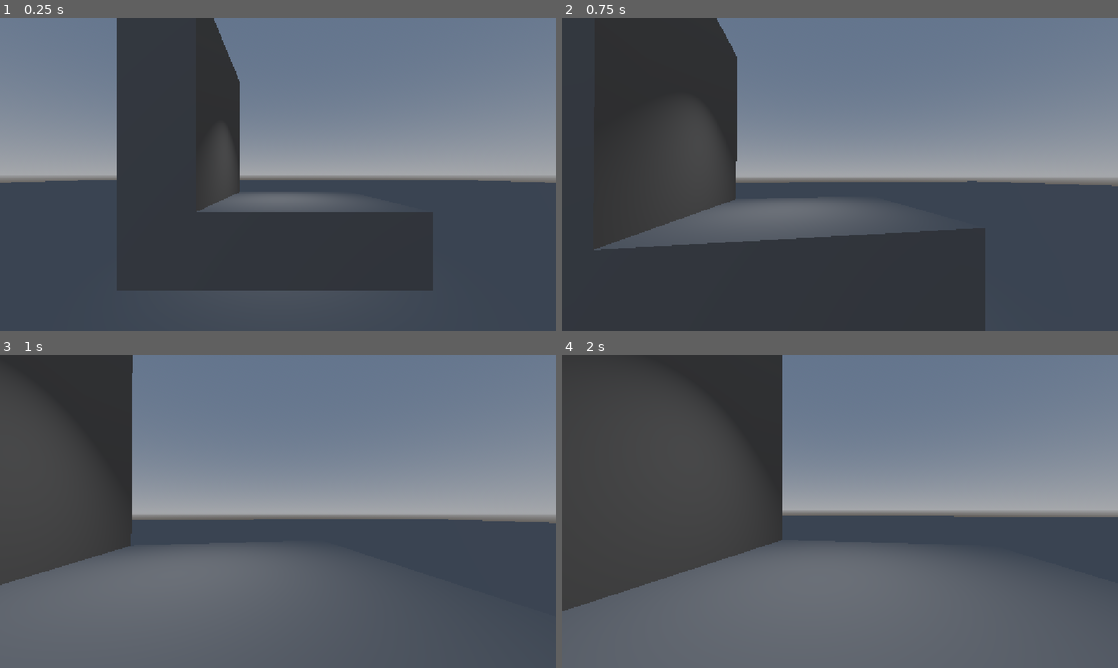
Above: before the commit, frames 1-4 (two rows, left to right).
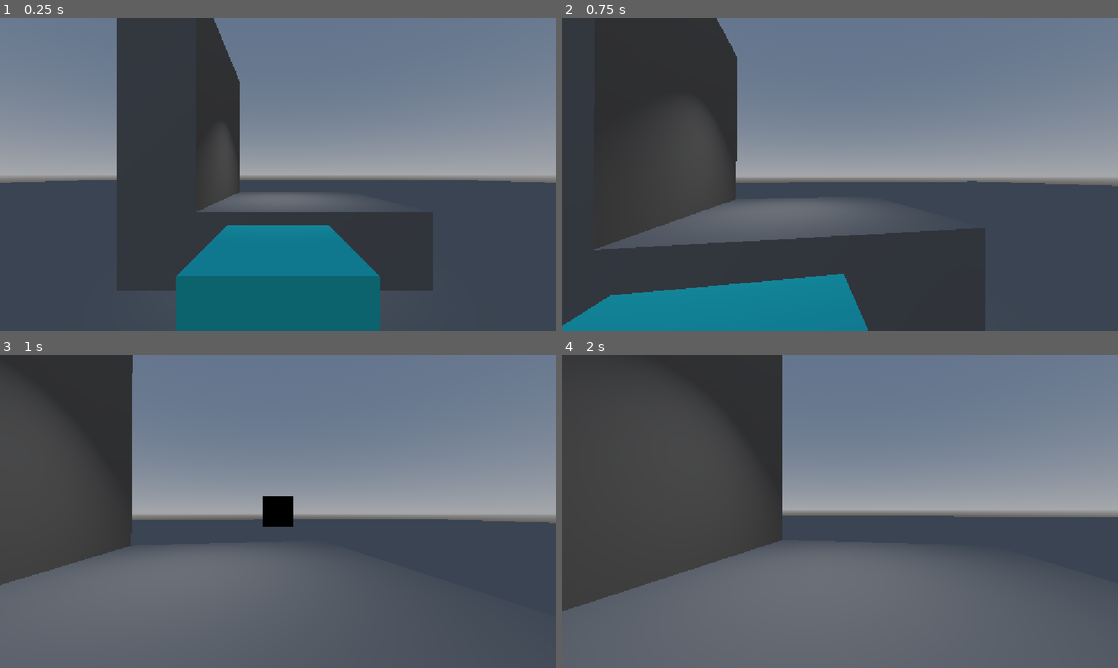
Above: after the commit, the same moments.

Repository: WasgehtPro/MoritzGame
Game: Godot game, scene res://Levels/gott_und_die_welt.tscn
Same seed, same stepped clock (60 frames per second), same inputs: the game is played once before the commit and once after it.
Inputs (mouse positions are in pixels of both pictures, inside the frame that each line leads up to):
- Up to frame 1 (0.25 s): no input
- Up to frame 2 (0.75 s): tap Enter at 0.5 s; move the mouse to (867, 174) at 0.52 s; hold W (Forward) from 0.53 s (still down)
- Up to frame 3 (1 s): keep holding W (Forward)
- Up to frame 4 (2 s): keep holding W (Forward); move the mouse to (812, 511) at 1.27 s

The runs differ from the first frame. In frame 1, 11% of the frame differs, in the area x 31-69%, y 66-100%; in frame 2, 7.2%; in frame 3, 0.5%; in frame 4, nothing differs.

Commit message:
Added reels

Diff:
--- a/moritz-game/Characters/Moritz.tscn
+++ b/moritz-game/Characters/Moritz.tscn
@@ -6,7 +6,7 @@
 
 [sub_resource type="CapsuleShape3D" id="CapsuleShape3D_j3s18"]
 
-[node name="CharacterBody3D" type="CharacterBody3D" unique_id=1618802037]
+[node name="CharacterBody3D" type="CharacterBody3D" unique_id=1618802037 groups=["Player"]]
 script = ExtResource("1_sjvqf")
 
 [node name="MeshInstance3D" type="MeshInstance3D" parent="." unique_id=1485287674]
--- a/moritz-game/Levels/gott_und_die_welt.tscn
+++ b/moritz-game/Levels/gott_und_die_welt.tscn
@@ -1,6 +1,7 @@
 [gd_scene format=3 uid="uid://dnkessidyyjar"]
 
 [ext_resource type="PackedScene" uid="uid://w7abvn2a8k4w" path="res://Characters/Moritz.tscn" id="1_838s0"]
+[ext_resource type="PackedScene" uid="uid://d4lx85gilkxnr" path="res://Objects/ReelsTrigger/ReelsTrigger.tscn" id="2_dvxqt"]
 
 [sub_resource type="ProceduralSkyMaterial" id="ProceduralSkyMaterial_qxxva"]
 
@@ -34,3 +35,7 @@
 
 [node name="Moritz" parent="." unique_id=1618802037 instance=ExtResource("1_838s0")]
 transform = Transform3D(1, 0, 0, 0, 1, 0, 0, 0, 1, 0, 1.4046941, 2)
+
+[node name="ReelsTrigger" parent="." unique_id=279504517 instance=ExtResource("2_dvxqt")]
+transform = Transform3D(1, 0, 0, 0, -1, 1.509958e-07, 0, -1.509958e-07, -1, 0, 1, 0)
+showHitbox = true
--- /dev/null
+++ b/moritz-game/Objects/ReelsTrigger/ReelsTrigger.tscn
@@ -0,0 +1,33 @@
+[gd_scene format=3 uid="uid://d4lx85gilkxnr"]
+
+[ext_resource type="Script" uid="uid://d0hoh1hn4h1cy" path="res://Objects/ReelsTrigger/reels_trigger.gd" id="1_vlykc"]
+
+[sub_resource type="BoxShape3D" id="BoxShape3D_gf4w8"]
+
+[sub_resource type="StandardMaterial3D" id="StandardMaterial3D_qxxva"]
+albedo_color = Color(0.15686275, 1, 1, 1)
+
+[sub_resource type="BoxMesh" id="BoxMesh_gf4w8"]
+material = SubResource("StandardMaterial3D_qxxva")
+
+[node name="ReelsTrigger" type="Area3D" unique_id=279504517]
+script = ExtResource("1_vlykc")
+
+[node name="CollisionShape3D" type="CollisionShape3D" parent="." unique_id=1727557933]
+shape = SubResource("BoxShape3D_gf4w8")
+
+[node name="MeshInstance3D" type="MeshInstance3D" parent="." unique_id=1370156556]
+transparency = 0.8
+mesh = SubResource("BoxMesh_gf4w8")
+
+[node name="CanvasLayer" type="CanvasLayer" parent="." unique_id=1856415545]
+
+[node name="CenterContainer" type="CenterContainer" parent="CanvasLayer" unique_id=1614984223]
+anchors_preset = 15
+anchor_right = 1.0
+anchor_bottom = 1.0
+grow_horizontal = 2
+grow_vertical = 2
+
+[node name="VideoStreamPlayer" type="VideoStreamPlayer" parent="CanvasLayer/CenterContainer" unique_id=975418218]
+layout_mode = 2
--- /dev/null
+++ b/moritz-game/Objects/ReelsTrigger/reels_trigger.gd
@@ -0,0 +1,45 @@
+extends Area3D
+
+## reels
+@export_dir var reelFolder: String = "res://Reels"
+@onready var layer: CanvasLayer = $CanvasLayer
+@onready var player: VideoStreamPlayer = $CanvasLayer/CenterContainer/VideoStreamPlayer
+
+## hitbox
+@export var showHitbox: bool = false
+@onready var debugMesh: MeshInstance3D = $MeshInstance3D
+
+var played := false
+
+func _ready() -> void:
+	body_entered.connect(_on_body_entered)
+	player.finished.connect(_on_video_finished)
+
+func _on_body_entered(body: Node3D) -> void:
+	if played or not body.is_in_group("Player"):
+		return
+	played = true
+	_play_random_video()
+
+func _play_random_video() -> void:
+	var videos: Array[String] = []
+	for file in DirAccess.get_files_at(reelFolder):
+		if file.get_extension() == "ogv":
+			videos.append(file)
+
+	if videos.is_empty():
+		push_warning("No .ogv videos found in " + reelFolder)
+		played = false
+		return
+
+	var stream := VideoStreamTheora.new()
+	stream.file = reelFolder.path_join(videos.pick_random())
+	player.stream = stream
+	layer.visible = true
+	player.play()
+
+func _on_video_finished() -> void:
+	layer.visible = false
+	# played stays true, so it only triggers once.
+	# Set played = false here if it should be re-triggerable,
+	# or call queue_free() to remove the area entirely.
--- a/moritz-game/project.godot
+++ b/moritz-game/project.godot
@@ -19,6 +19,10 @@
 
 window/stretch/mode="canvas_items"
 window/stretch/aspect="expand"
+
+[global_group]
+
+Player=""
 
 [input]
 
Not shown, added: moritz-game/Objects/ReelsTrigger/reels_trigger.gd.uid
Not shown, added: moritz-game/Reels/Airplane.ogv.uid
Not shown, added: moritz-game/Reels/Airplane.ogv
Not shown, added: moritz-game/SnapInsta.to_AQP3nU5NyHmfbSopGeLL2wgI0uivEULLN_xtjuljccqpiKdiQVT__odb1MtKd7BmBblP5LAZQSmCs8KT7WUYmM7AqPjMOKBn2TzpSMA.mp4
